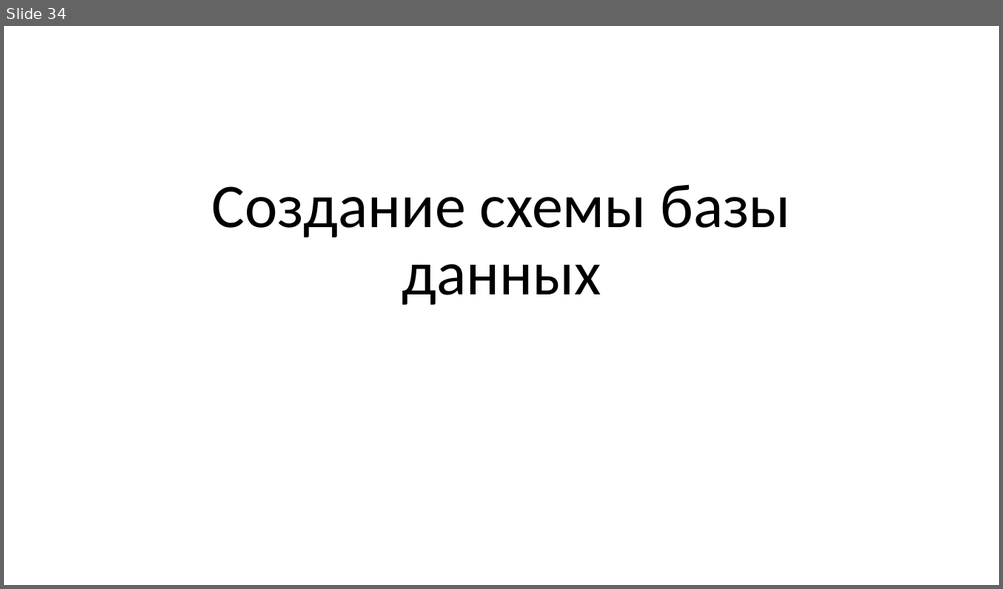
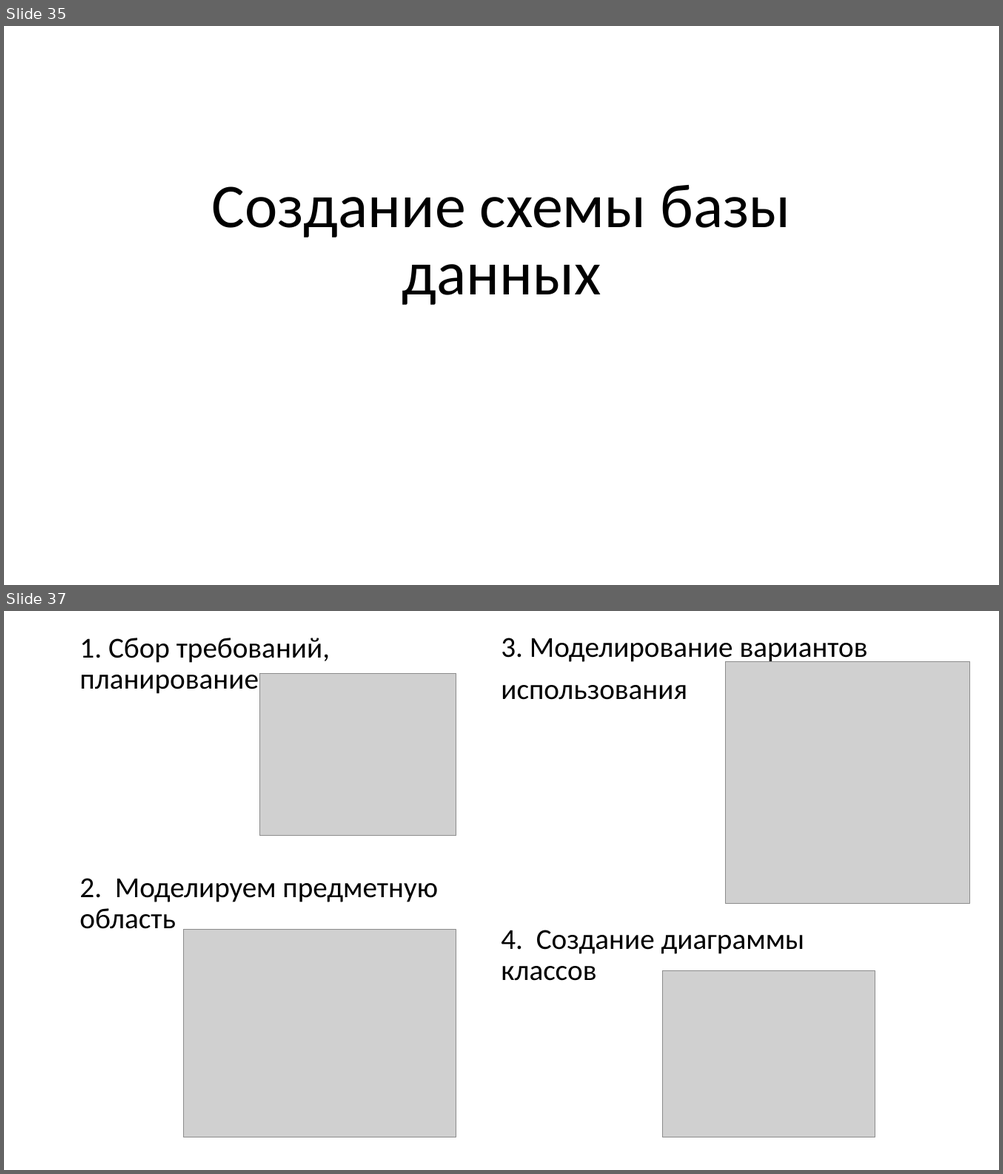
Before and after one commit to dimaxz/Lectures, a slide deck: Лекция 1. Анализ и проектирование/Лекция 1. UML, основы проектирования.pptx. Shown one above the other, each under a label of ours: slide 34 before the commit, slides 35 and 37 after it; the slides between them are not shown. The pictures are 1003x589 and 1003x1174 pixels, drawn with LibreOffice and Linux fonts; fonts in the diff are those of the drawing; grey boxes stand for pictures. Boxes give left, top, right and bottom in pixels: in the first picture for what was removed or moved away, otherwise in the second. Text is boxed around its words. In the diff, an @@ line names an element or a change of style, - is before the commit and + after.

```diff
--- a/Лекция 1. Анализ и проектирование/Лекция 1. UML, основы проектирования.pptx
+++ b/Лекция 1. Анализ и проектирование/Лекция 1. UML, основы проектирования.pptx
@@ slide 37 added at <box>4,611,999,1170</box>, background #FFFFFF @@
@@ text added at <box>79,638,438,929</box>, 28 pt, text #000000 @@
+1. Сбор требований, планирование
+2. Моделируем предметную область
@@ text added at <box>501,638,868,981</box>, 28 pt, text #000000 @@
+3. Моделирование вариантов
+использования
+4. Создание диаграммы классов
@@ picture added at <box>260,674,456,835</box> @@
@@ picture added at <box>726,662,970,903</box> @@
@@ picture added at <box>184,930,456,1137</box> @@
@@ picture added at <box>663,971,875,1138</box> @@
@@ what was slide 34 is now slide 35 @@
```
Also in this commit, not shown: 1 slide changed, 4 other slides added, 2 slides removed.
